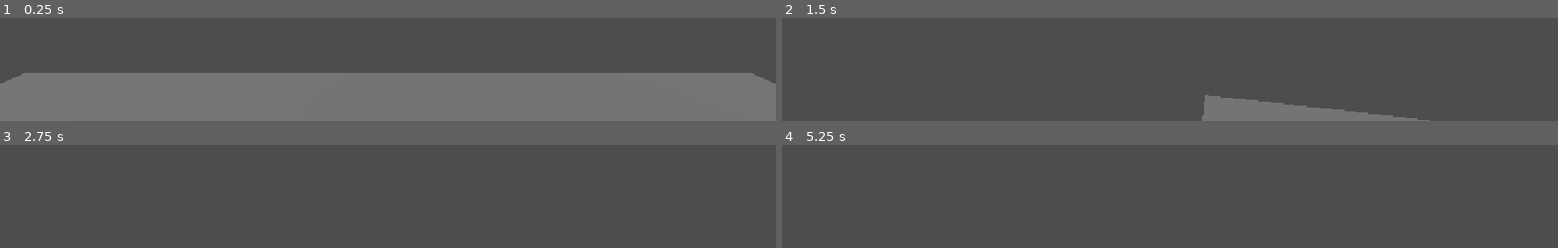
Above: before the commit, frames 1-4 (two rows, left to right).
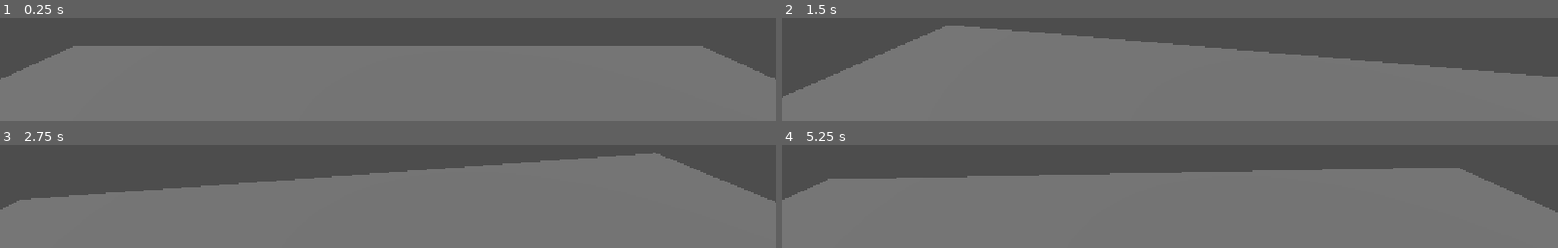
Above: after the commit, the same moments.

Repository: aurananinz-dev/Goding1
Game: Godot game, scene res://kitchen.tscn
Two runs of this game, one before a commit and one after it. Both use one fixed random seed, a clock stepped at 60 frames per second and the inputs below.
Inputs (mouse positions are in pixels of both pictures, inside the frame that each line leads up to):
- Up to frame 1 (0.25 s): no input
- Up to frame 2 (1.5 s): tap Enter (ui_accept) at 0.5, 0.77 s; move the mouse to (outside the picture) at 0.52 s; hold Up (ui_up) from 0.53 s (still down); move the mouse to (outside the picture) at 1.27 s
- Up to frame 3 (2.75 s): keep holding Up (ui_up); tap Enter (ui_accept) at 1.52 s; move the mouse to (outside the picture) at 2.02 s
- Up to frame 4 (5.25 s): keep holding Up (ui_up); move the mouse to (outside the picture) at 2.77 s; tap Enter (ui_accept) at 3.02, 3.77, 4.25, 4.52 s; move the mouse to (outside the picture) at 3.52 s; move the mouse to (outside the picture) at 4.27 s; move the mouse to (outside the picture) at 5.02 s

The runs differ from the first frame. In frame 1, 23% of the frame differs, in the area x 0-100%, y 27-64%; in frame 2, 62%; in frame 3, 69%; in frame 4, 69%, in the area x 0-100%, y 22-100%.

Commit message:
personaggio disastro

Diff:
--- a/player.gd
+++ b/player.gd
@@ -27,7 +27,7 @@
 		velocity.y = jump_velocity
 
 	# Movimento con i tasti WASD o le frecce
-	var input_dir = Input.get_vector("ui_left", "ui_right", "ui_up", "ui_down")
+	var input_dir = Input.get_vector("move_left", "move_right", "move_up", "move_down")
 	var direction = (transform.basis * Vector3(input_dir.x, 0, input_dir.y)).normalized()
 	if direction:
 		velocity.x = direction.x * speed
--- a/player.tscn
+++ b/player.tscn
@@ -3,6 +3,14 @@
 [ext_resource type="Script" uid="uid://c7h8t0oxymwe3" path="res://player.gd" id="1_4flbx"]
 
 [sub_resource type="CapsuleShape3D" id="CapsuleShape3D_sn8qc"]
+
+[sub_resource type="StandardMaterial3D" id="StandardMaterial3D_4f0pm"]
+albedo_color = Color(1, 1, 0, 1)
+
+[sub_resource type="CapsuleMesh" id="CapsuleMesh_sn8qc"]
+material = SubResource("StandardMaterial3D_4f0pm")
+radius = 0.72802734
+height = 2.9648438
 
 [node name="Player" type="CharacterBody3D" unique_id=1144507332]
 script = ExtResource("1_4flbx")
@@ -11,11 +19,16 @@
 transform = Transform3D(1.5, 0, 0, 0, 1.5, 0, 0, 0, 1.5, 0, 1.5251966, 0)
 shape = SubResource("CapsuleShape3D_sn8qc")
 
+[node name="MeshInstance3D" type="MeshInstance3D" parent="CollisionShape3D" unique_id=1209481095]
+transform = Transform3D(0.6666667, 0, 0, 0, 0.6666667, 0, 0, 0, 0.6666667, 0, -0.001172781, 0)
+cast_shadow = 3
+mesh = SubResource("CapsuleMesh_sn8qc")
+
 [node name="Head" type="Node3D" parent="." unique_id=1021392520]
-transform = Transform3D(1, 0, 0, 0, 1, 0, 0, 0, 1, 0, 2.3598557, 0)
+transform = Transform3D(1, 0, 0, 0, 1, 0, 0, 0, 1, 0, 2.3, 0)
 
 [node name="Camera3D" type="Camera3D" parent="Head" unique_id=290013408]
-transform = Transform3D(-4.371139e-08, 0, -1, 0, 1, 0, 1, 0, -4.371139e-08, 0.66622794, 0, 0)
+transform = Transform3D(-4.371139e-08, 0, -1, 0, 1, 0, 1, 0, -4.371139e-08, 0, 0, 0)
 fov = 69.768196
 near = 0.023
 far = 4014.45
--- a/project.godot
+++ b/project.godot
@@ -24,6 +24,29 @@
 
 project/assembly_name="Goding1"
 
+[input]
+
+move_left={
+"deadzone": 0.2,
+"events": [Object(InputEventKey,"resource_local_to_scene":false,"resource_name":"","device":-1,"window_id":0,"alt_pressed":false,"shift_pressed":false,"ctrl_pressed":false,"meta_pressed":false,"pressed":false,"keycode":0,"physical_keycode":65,"key_label":0,"unicode":97,"location":0,"echo":false,"script":null)
+]
+}
+move_right={
+"deadzone": 0.2,
+"events": [Object(InputEventKey,"resource_local_to_scene":false,"resource_name":"","device":-1,"window_id":0,"alt_pressed":false,"shift_pressed":false,"ctrl_pressed":false,"meta_pressed":false,"pressed":false,"keycode":0,"physical_keycode":68,"key_label":0,"unicode":100,"location":0,"echo":false,"script":null)
+]
+}
+move_up={
+"deadzone": 0.2,
+"events": [Object(InputEventKey,"resource_local_to_scene":false,"resource_name":"","device":-1,"window_id":0,"alt_pressed":false,"shift_pressed":false,"ctrl_pressed":false,"meta_pressed":false,"pressed":false,"keycode":0,"physical_keycode":87,"key_label":0,"unicode":119,"location":0,"echo":false,"script":null)
+]
+}
+move_down={
+"deadzone": 0.2,
+"events": [Object(InputEventKey,"resource_local_to_scene":false,"resource_name":"","device":-1,"window_id":0,"alt_pressed":false,"shift_pressed":false,"ctrl_pressed":false,"meta_pressed":false,"pressed":false,"keycode":0,"physical_keycode":83,"key_label":0,"unicode":115,"location":0,"echo":false,"script":null)
+]
+}
+
 [physics]
 
 3d/physics_engine="Jolt Physics"
